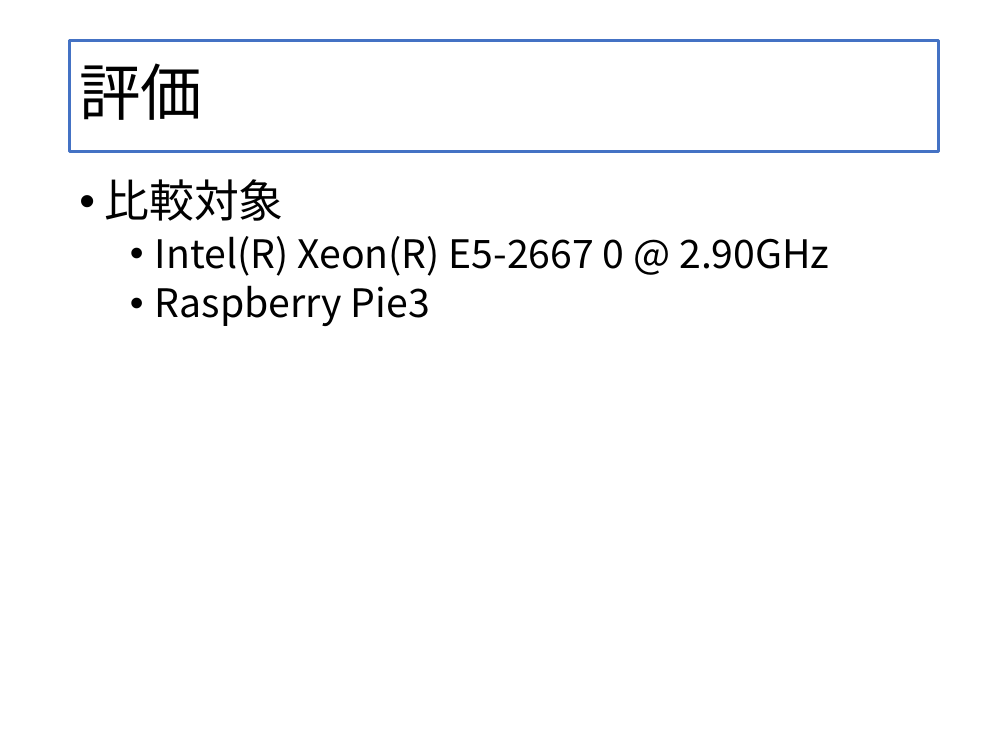
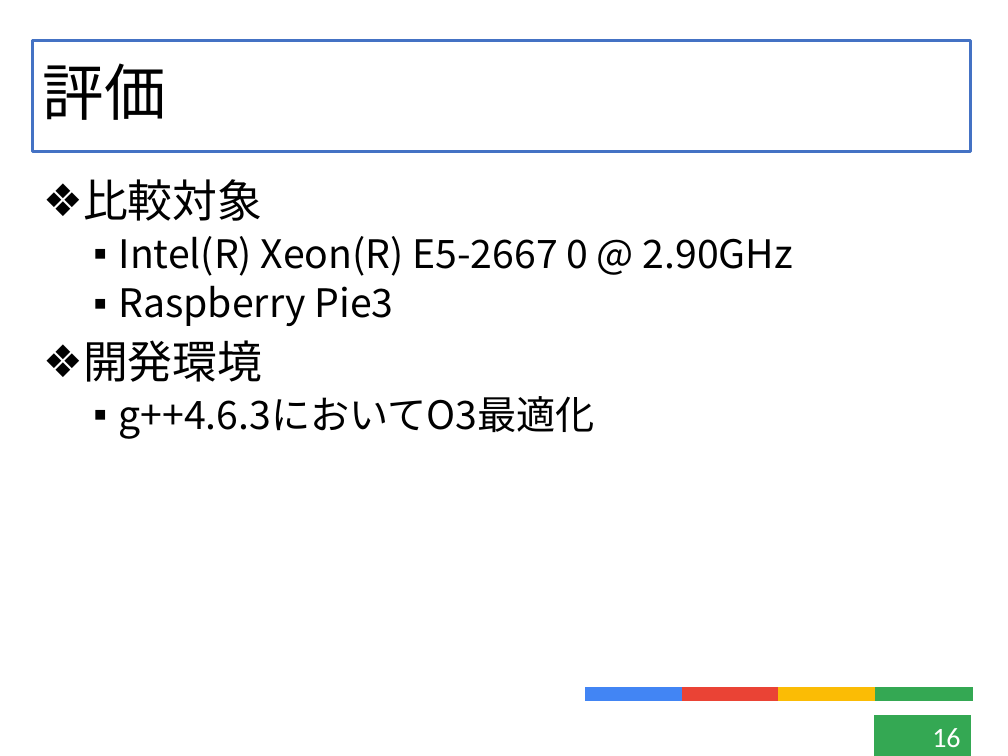
Before and after one commit to kensuke-iizuka/thesis, a slide deck: slide 16 of slide/graduate.pptx (slide 18 before the commit). Drawn at 1008x756 pixels with LibreOffice and Linux fonts; fonts in the diff are those of the drawing. Boxes give left, top, right and bottom in pixels: in the first picture for what was removed or moved away, otherwise in the second. Text is boxed around its words. In the diff, an @@ line names an element or a change of style, - is before the commit and + after.

```diff
--- a/slide/graduate.pptx
+++ b/slide/graduate.pptx
@@ title "評価": place and size @@
-title "評価" at bbox=[70, 40, 938, 151]
+title "評価" at bbox=[33, 40, 972, 151]
@@ text "比較対象": place and size @@
-text "比較対象" at bbox=[105, 179, 829, 326]
+text "比較対象" at bbox=[83, 179, 793, 439]
@@ text at bbox=[83, 179, 793, 326]: bullet • to ❖; bullet • to ▪ @@
@@ text at bbox=[83, 340, 595, 439]: paragraphs added @@
+❖ 開発環境
+  ▪ g++4.6.3においてO3最適化
@@ group added at bbox=[586, 688, 972, 701]: 4 rectangles @@
@@ page number added at bbox=[874, 716, 971, 756], fill #34A853, outline #34A853 0.75 pt, 20 pt, text #FFFFFF @@
+16
```
Also in this commit, not shown: 20 other slides changed, 2 slides added, 1 slide removed, 17 other files.
